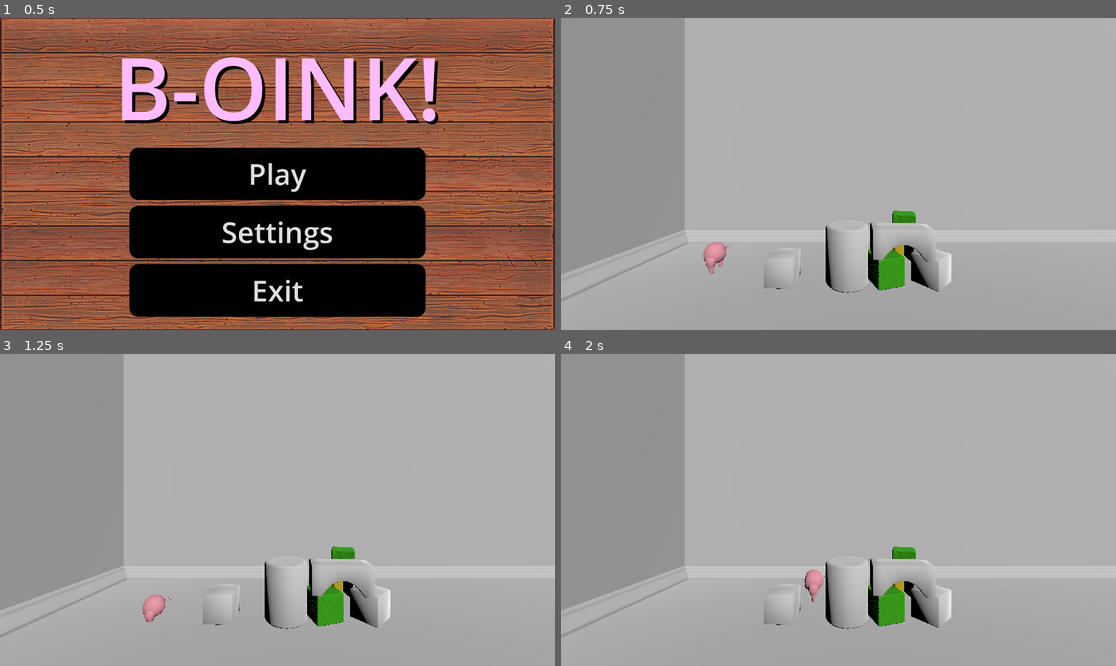
Above: before the commit, frames 1-4 (two rows, left to right).
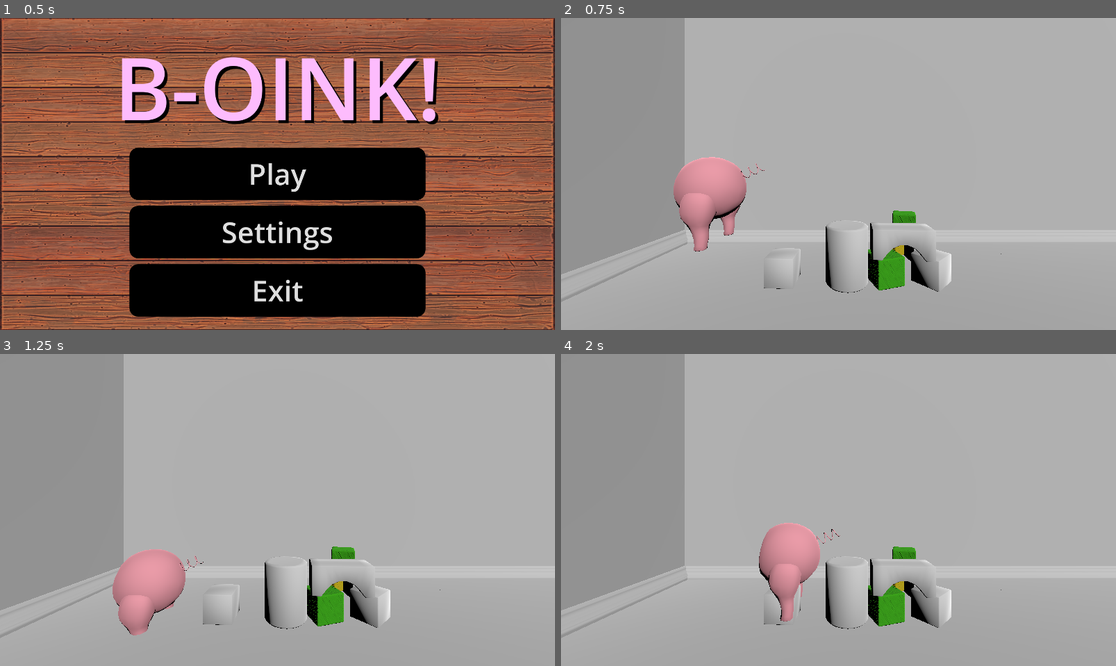
Above: after the commit, the same moments.

Repository: CoffeeMugTwo/b_oink
Game: Godot game, scene res://Scenes/main_menu.tscn
Same seed, same stepped clock (60 frames per second), same inputs: the game is played once before the commit and once after it.
Inputs:
- Up to frame 1 (0.5 s): no input
- Up to frame 2 (0.75 s): click "Play" at 0.5 s
- Up to frame 3 (1.25 s): no input
- Up to frame 4 (2 s): tap Enter (ui_accept) at 1.25, 1.52 s; hold Right (ui_right) from 1.28 s (still down)

Frame 1 is identical in both runs. In frame 2, 2.9% of the frame differs, in the area x 20-37%, y 44-83%; in frame 3, 2.5%; in frame 4, 2.4%.

Commit message:
Scene Characters Changes

Diff:
--- a/b-oink/Scenes/World.tscn
+++ b/b-oink/Scenes/World.tscn
@@ -394,7 +394,7 @@
 [node name="B-Oink!_Buldingblock_cylinder_LP" parent="Block" instance=ExtResource("4_gjpho")]
 
 [node name="CharacterBody3D" type="CharacterBody3D" parent="."]
-transform = Transform3D(1, 0, 0, 0, 1, 0, 0, 0, 1, 4.506809, 0, 0)
+transform = Transform3D(3, 0, 0, 0, 3, 0, 0, 0, 3, 4.506809, 0, 0)
 script = ExtResource("5_45d1s")
 
 [node name="B-Oink!_Char_LP_back_v2" parent="CharacterBody3D" instance=ExtResource("5_p70al")]
--- a/b-oink/Scenes/characters.tscn
+++ b/b-oink/Scenes/characters.tscn
@@ -1,15 +1,25 @@
-[gd_scene load_steps=2 format=3 uid="uid://np32nhxcl8ql"]
+[gd_scene load_steps=4 format=3 uid="uid://np32nhxcl8ql"]
 
 [ext_resource type="PackedScene" uid="uid://bgp61nlih2pmg" path="res://Art/Models/B-Oink!_Char_LP_back_v2.fbx" id="1_uwqtg"]
+[ext_resource type="PackedScene" uid="uid://0mbnt1xmnrvx" path="res://Art/Models/B-Oink!_Char_front.fbx" id="2_hs1m0"]
+
+[sub_resource type="CapsuleShape3D" id="CapsuleShape3D_uwqtg"]
+radius = 0.33691406
+height = 0.84213257
 
 [node name="Characters" type="Node3D"]
 
-[node name="CharacterBody3D" type="CharacterBody3D" parent="."]
+[node name="PlayerBack" type="CharacterBody3D" parent="."]
+transform = Transform3D(-4.371139e-08, 0, -1, 0, 1, 0, 1, 0, -4.371139e-08, 0, 0, 0)
 
-[node name="B-Oink!_Char_LP_back_v2" parent="CharacterBody3D" instance=ExtResource("1_uwqtg")]
+[node name="B-Oink!_Char_LP_back_v2" parent="PlayerBack" instance=ExtResource("1_uwqtg")]
 
-[node name="CollisionShape3D" type="CollisionShape3D" parent="CharacterBody3D"]
+[node name="CollisionShape3D" type="CollisionShape3D" parent="PlayerBack"]
+transform = Transform3D(1, 0, 0, 0, 1, 0, 0, 0, 1, 0, 0.43206263, -0.0055075884)
+shape = SubResource("CapsuleShape3D_uwqtg")
 
-[node name="CharacterBody3D2" type="CharacterBody3D" parent="."]
+[node name="PlayerHead" type="CharacterBody3D" parent="."]
 
-[node name="CollisionShape3D" type="CollisionShape3D" parent="CharacterBody3D2"]
+[node name="CollisionShape3D" type="CollisionShape3D" parent="PlayerHead"]
+
+[node name="B-Oink!_Char_front" parent="PlayerHead" instance=ExtResource("2_hs1m0")]
